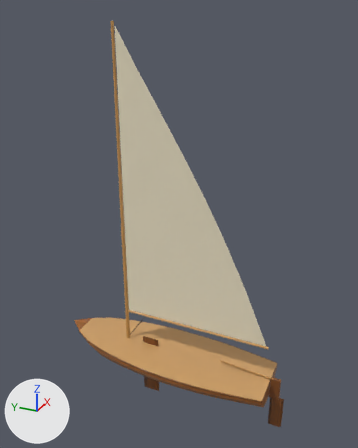
What one commit did to the glTF model art/boats/jolly-boat.far.glb.
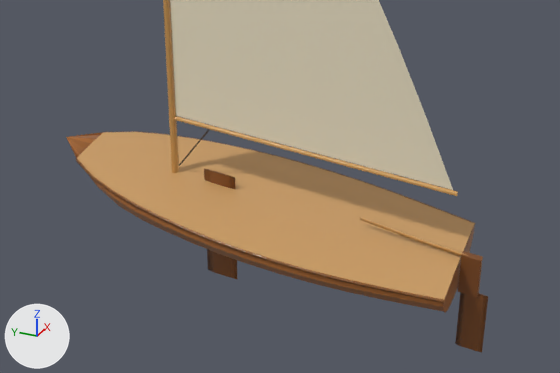
Old and new are each drawn whole from a camera (50 mm lens) standing at (-6.99, -3.31, 6.55) and looking at (0.17, -0.09, 2.97) and again close up on the part from 12% to 89% of the width and 56% to 98% of the height. The lights are fixed; the arrows at lower left show +X, +Y and +Z. The last two pictures show the newer version. Where no turn or scale is listed for an object, it has been applied to the vertices. Vertices at exactly the same position are counted once.

The first close-up shows 'boom', 'daggerboard', 'hull', 'mast', 'rudder', 'sail' and 2 more.
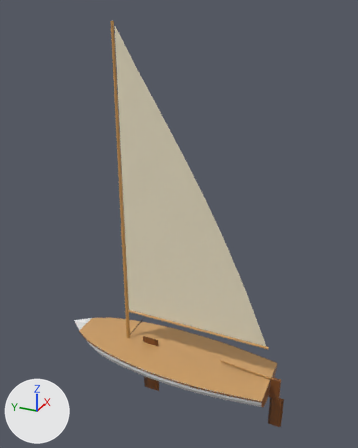
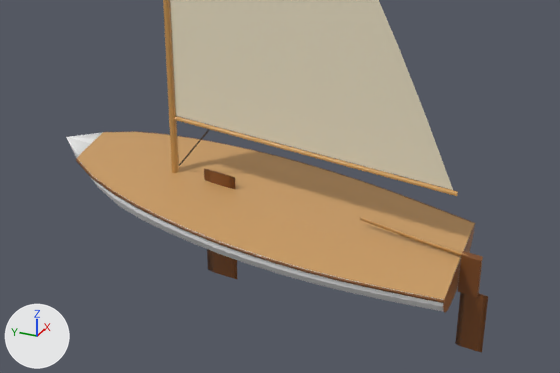
Where the change shows, as pixel boxes [x1, y1, x2, y2] in the close-ups (560 x 373 px):
part 1 of me_mesh_0, recoloured
    both: [67, 135, 444, 312]
part 2 of me_mesh_0, recoloured
    both: [66, 132, 444, 307]

The edits, one by one:
me_mesh_0 has 278 vertices, 509 faces and spans x -0.71..0.72, y -1.95..2.25, z -0.09..0.39.
me_mesh_0 is used by ob_hull; location (0.0, 0.0, 0.0).
me_mesh_0 part 1: 108 faces centred in x -0.65..0.65, y -1.85..2.05, z -0.08..0.35 are repainted in the vertex colours; the middle colour goes from brown #a66632 to white #f5f5f5.
me_mesh_0 part 2: 108 faces centred in x -0.69..0.69, y -1.85..2.05, z -0.01..0.37 are repainted in the vertex colours; the middle colour goes from orange #b57035 to white #ffffff.
